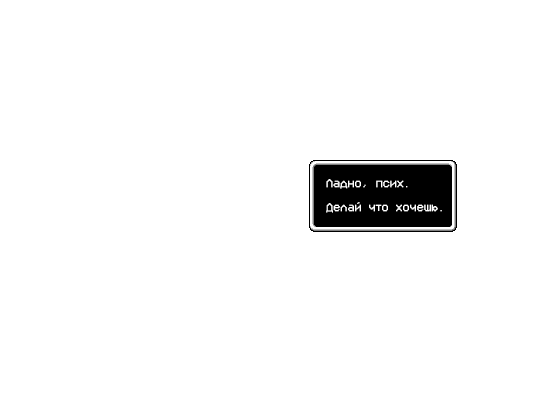
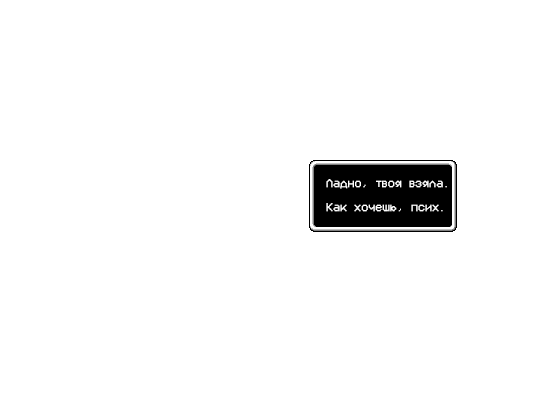
Layered file, before and after one edit (544px x 416px). Changes by layer:
renamed "Ладно, псих. Делай что хочешь." to "Ладно, твоя взяла. Как хочешь, псих.", painted on it over [326, 180, 447, 213]
